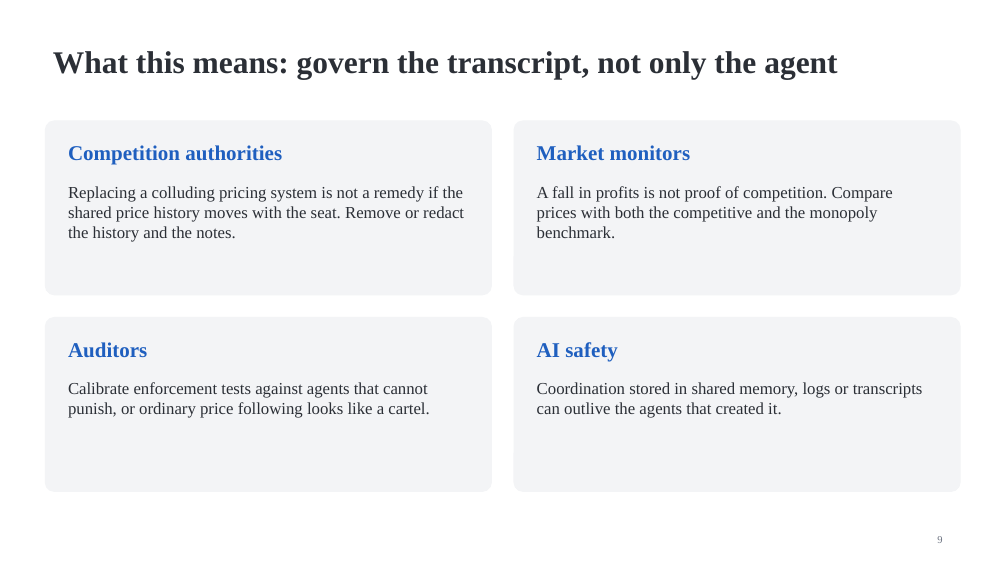
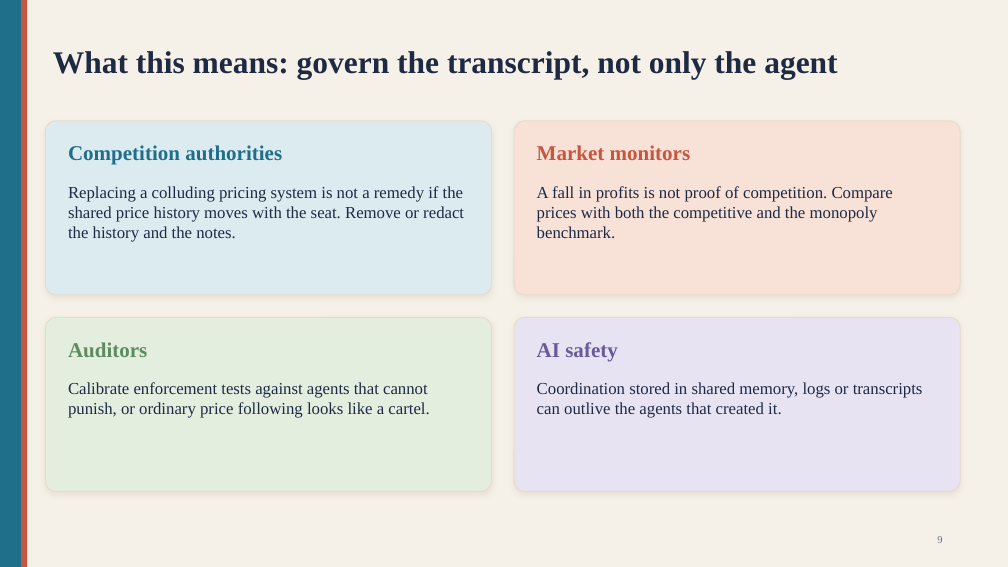
Before and after one commit to SSCoderz2123/AI-Collusion-Research-Sprint, a slide deck: slide 9 of Apart Research/slides.pptx. Drawn at 1008x567 pixels with LibreOffice and Linux fonts; fonts in the diff are those of the drawing. Boxes give left, top, right and bottom in pixels: in the first picture for what was removed or moved away, otherwise in the second. Text is boxed around its words. In the diff, an @@ line names an element or a change of style, - is before the commit and + after.

```diff
--- a/Apart Research/slides.pptx
+++ b/Apart Research/slides.pptx
@@ background #FFFFFF to #F6F1E8 @@
@@ rectangle added at (0, 0, 21, 567), fill #1F6F8B @@
@@ rectangle added at (21, 0, 27, 567), fill #C8553D @@
@@ rounded rectangle at (45, 121, 492, 295): fill #F3F4F6 to #DCEBF0; outline #F3F4F6 1 pt to #E7DCCB 1 pt; shadow on; proportions changed @@
@@ text "Competition authorities" at (68, 145, 282, 165): text colour #1F5FBF to #1F6F8B @@
@@ rounded rectangle at (514, 121, 960, 295): fill #F3F4F6 to #F8E1D7; outline #F3F4F6 1 pt to #E7DCCB 1 pt; shadow on; proportions changed @@
@@ text "Market monitors" at (537, 145, 691, 160): text colour #1F5FBF to #C8553D @@
@@ rounded rectangle at (45, 318, 492, 492): fill #F3F4F6 to #E4EEDF; outline #F3F4F6 1 pt to #E7DCCB 1 pt; shadow on; proportions changed @@
@@ rounded rectangle at (514, 318, 960, 492): fill #F3F4F6 to #E8E3F2; outline #F3F4F6 1 pt to #E7DCCB 1 pt; shadow on; proportions changed @@
@@ text "Auditors" at (68, 342, 147, 357): text colour #1F5FBF to #5E8C61 @@
@@ text "AI safety" at (537, 342, 618, 362): text colour #1F5FBF to #6A5A9C @@
@@ text colour #2B2F36 to #1E2A44 in 5 elements at (53, 51, 837, 79), (68, 186, 464, 242), (537, 186, 893, 238), (68, 382, 429, 418), (537, 382, 923, 418) @@
@@ page number at (937, 536, 942, 543): text colour #6B7280 to #626B7F @@
```
Also in this commit, not shown: 9 other slides changed, 6 other files.
